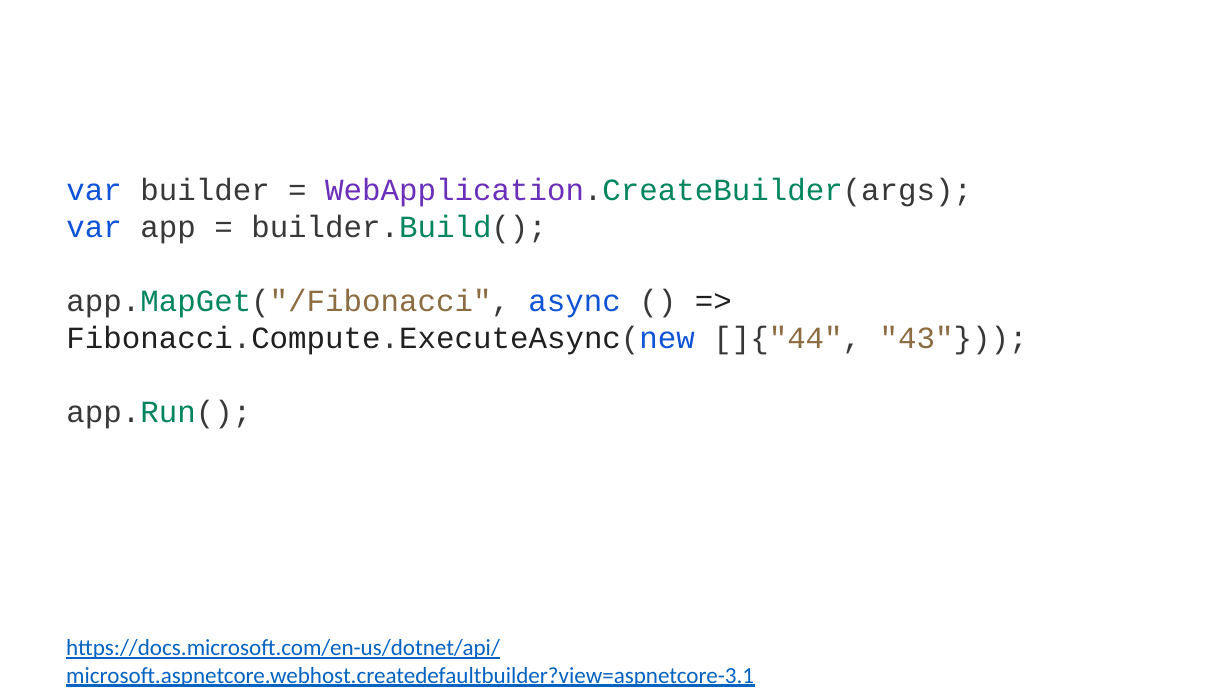
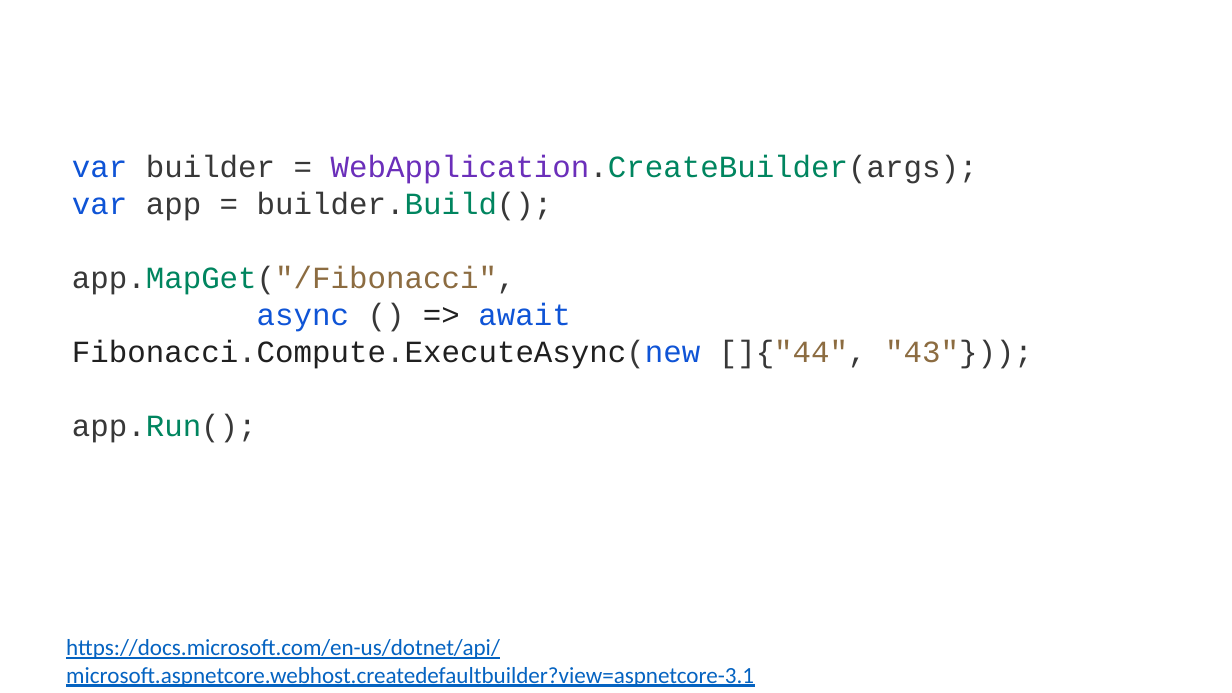
Before and after one commit to guillaume-chervet/course.dotnet, a slide deck: slide 103 of documentations/dotnet6.pptx. Drawn at 1232x693 pixels with LibreOffice and Linux fonts; fonts in the diff are those of the drawing. Boxes give left, top, right and bottom in pixels: in the first picture for what was removed or moved away, otherwise in the second. Text is boxed around its words. In the diff, an @@ line names an element or a change of style, - is before the commit and + after.

```diff
--- a/documentations/dotnet6.pptx
+++ b/documentations/dotnet6.pptx
@@ text at [72,155,1033,443]: text changed @@
-var builder = WebApplication.CreateBuilder(args);
-var app = builder.Build();
-app.MapGet("/Fibonacci", async () => Fibonacci.Compute.ExecuteAsync(new []{"44", "43"}));
-app.Run();
+var builder = WebApplication.CreateBuilder(args);
+var app = builder.Build();
+app.MapGet("/Fibonacci",
+async () => await Fibonacci.Compute.ExecuteAsync(new []{"44", "43"}));
+app.Run();
```
Also in this commit, not shown: 4 other slides changed.
